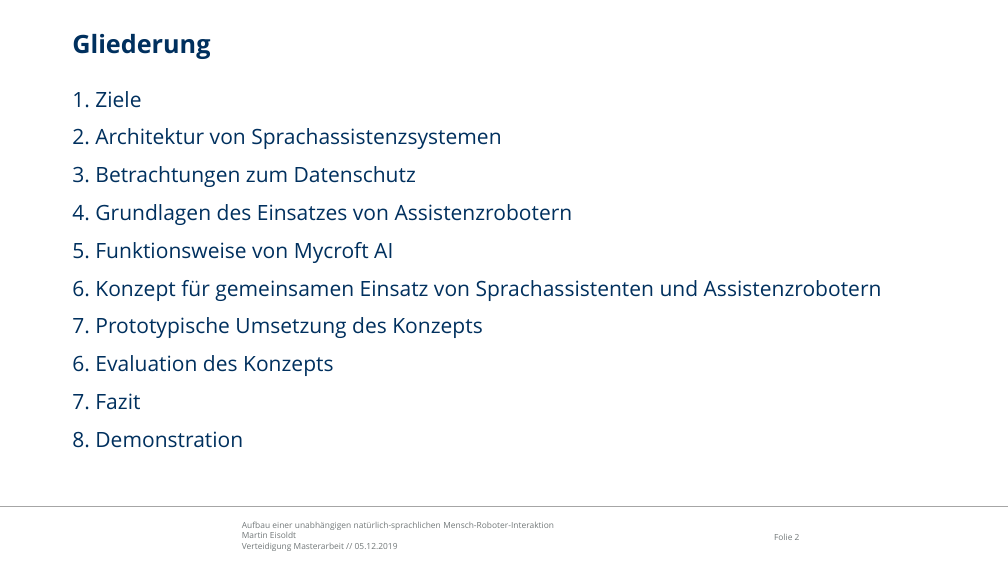
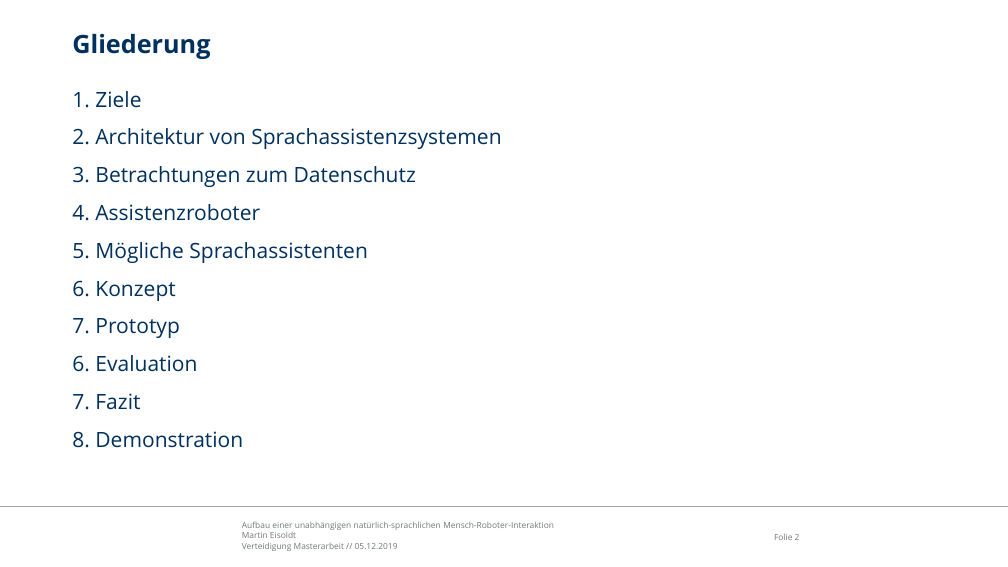
Before and after one commit to edegeyer/masterarbeit, a slide deck: slide 2 of verteidigung/verteidigung.pptx. Drawn at 1008x567 pixels with LibreOffice and Linux fonts; fonts in the diff are those of the drawing; background and template pictures are left out. Boxes give left, top, right and bottom in pixels: in the first picture for what was removed or moved away, otherwise in the second. Text is boxed around its words. In the diff, an @@ line names an element or a change of style, - is before the commit and + after.

```diff
--- a/verteidigung/verteidigung.pptx
+++ b/verteidigung/verteidigung.pptx
@@ text at (72, 204, 368, 372): text changed @@
-4. Grundlagen des Einsatzes von Assistenzrobotern
-5. Funktionsweise von Mycroft AI
-6. Konzept für gemeinsamen Einsatz von Sprachassistenten und Assistenzrobotern
-7. Prototypische Umsetzung des Konzepts
-6. Evaluation des Konzepts
+4. Assistenzroboter
+5. Mögliche Sprachassistenten
+6. Konzept
+7. Prototyp
+6. Evaluation
```
Also in this commit, not shown: 2 other slides changed, 1 slide added, 1 slide removed, 2 other files.
